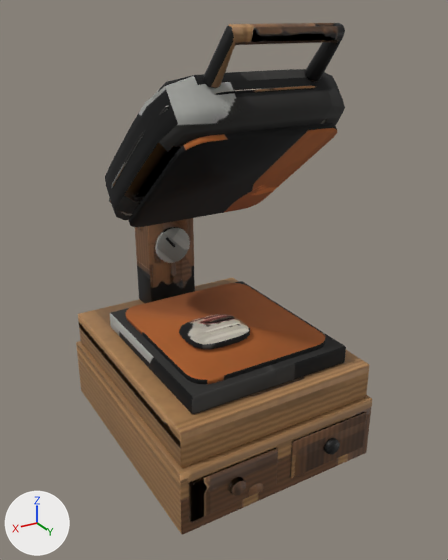
What one commit did to the glTF model game/props/kitchen/giant_heat_press.glb.
Rendered twice from a 50 mm camera at (2.13, 3.73, 3.11) aimed at (-0.02, 0.15, 1.31). Every picture has the same lights, and +X, +Y and +Z are marked at lower left. The picture after the commit comes second. Where no turn or scale is listed for an object, it has been applied to the vertices. Vertices at exactly the same position are counted once.

The scene before the commit, as lines of its bpy script (objects in view):
```python
me_prop_giant_heat_press_felt = bpy.data.meshes.new('prop_giant_heat_press_felt')
me_prop_giant_heat_press_felt.from_pydata(...)  # 714 vertices, 1392 faces; spans x -0.68..0.68, y -0.78..0.84, z 0.78..2.8
me_prop_giant_heat_press_felt.materials.append(mat_felt_011)
me_prop_giant_heat_press_felt_heat = bpy.data.meshes.new('prop_giant_heat_press_felt_heat')
me_prop_giant_heat_press_felt_heat.from_pydata(...)  # 80 vertices, 152 faces; spans x -0.56..0.56, y -0.49..0.77, z 0.92..2.49
me_prop_giant_heat_press_felt_heat.materials.append(mat_felt_heat_018)
me_prop_giant_heat_press_wood = bpy.data.meshes.new('prop_giant_heat_press_wood')
me_prop_giant_heat_press_wood.from_pydata(...)  # 1174 vertices, 2308 faces; spans x -0.8..0.8, y -0.98..1.03, z 0.0..3.06
me_prop_giant_heat_press_wood.materials.append(mat_wood_024)
ob_prop_giant_heat_press_felt = bpy.data.objects.new('prop_giant_heat_press_felt', me_prop_giant_heat_press_felt)
ob_prop_giant_heat_press_felt.location = (0.0, 0.0, 0.0)
ob_prop_giant_heat_press_felt_heat = bpy.data.objects.new('prop_giant_heat_press_felt_heat', me_prop_giant_heat_press_felt_heat)
ob_prop_giant_heat_press_felt_heat.location = (0.0, 0.0, 0.0)
ob_prop_giant_heat_press_wood = bpy.data.objects.new('prop_giant_heat_press_wood', me_prop_giant_heat_press_wood)
ob_prop_giant_heat_press_wood.location = (0.0, 0.0, 0.0)
```
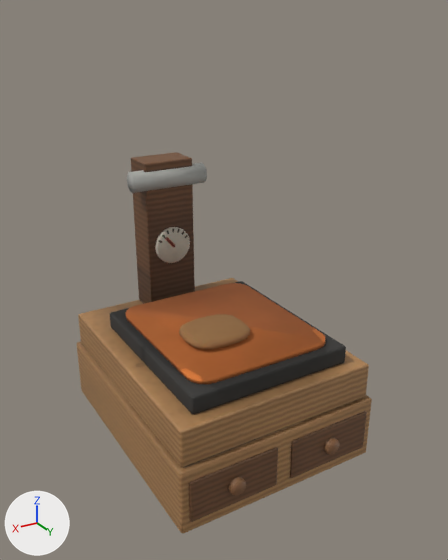
Changed parts and their boxes (x1, y1, x2, y2) in the pictures (448 x 560 px; the box of a moved part takes in the faces that stretch with it):
'prop_giant_heat_press_wood', reshaped (25% shorter)
    before: (76, 23, 372, 534)
    after: (77, 152, 372, 534)
'prop_giant_heat_press_felt', reshaped (27% shorter)
    before: (105, 69, 346, 414)
    after: (110, 163, 346, 414)
'prop_giant_heat_press_felt_heat', reshaped (61% shorter)
    before: (125, 123, 337, 384)
    after: (125, 283, 325, 384)
part 1 of me_prop_giant_heat_press_felt, deleted
    before: (105, 69, 345, 220)
part 2 of me_prop_giant_heat_press_felt, deleted
    before: (109, 85, 315, 202)
part 3 of me_prop_giant_heat_press_felt, surface changed
    before: (110, 227, 346, 413)
    after: (110, 163, 346, 413)
part 4 of me_prop_giant_heat_press_felt_heat, deleted
    before: (129, 123, 337, 227)
part 5 of me_prop_giant_heat_press_felt_heat, surface changed (lighter)
    both: (139, 283, 325, 384)
part 6 of me_prop_giant_heat_press_wood, added (brown)
    after: (77, 341, 372, 534)
part 7 of me_prop_giant_heat_press_wood, deleted
    before: (203, 23, 345, 88)
part 8 of me_prop_giant_heat_press_wood, moved or reshaped
    before: (78, 278, 369, 468)
    after: (78, 278, 369, 467)
part 9 of me_prop_giant_heat_press_wood, surface changed
    before: (135, 218, 368, 522)
    after: (131, 152, 368, 522)

Edits to the bpy script that builds the scene:
```text
Change me_prop_giant_heat_press_felt:
    used by ob_prop_giant_heat_press_felt; location = (0.0, 0.0, 0.0)
    remove me_prop_giant_heat_press_felt.from_pydata(...)  # 714 vertices, 1392 faces; spans x -0.68..0.68, y -0.78..0.84, z 0.78..2.8
    add me_prop_giant_heat_press_felt.from_pydata(...)  # 362 vertices, 704 faces; spans x -0.63..0.63, y -0.78..0.84, z 0.78..1.98
    me_prop_giant_heat_press_felt part 1: the loose piece of 218 vertices spanning x -0.66..0.66, y -0.56..0.74, z 1.7..2.8 is deleted
    me_prop_giant_heat_press_felt part 2: the loose piece of 134 vertices spanning x -0.68..0.68, y -0.5..0.68, z 1.79..2.71 is deleted
    me_prop_giant_heat_press_felt part 3: 704 kept faces spanning x -0.63..0.63, y -0.78..0.84, z 0.78..1.98 get new texture (UV) coordinates
Change me_prop_giant_heat_press_felt_heat:
    used by ob_prop_giant_heat_press_felt_heat; location = (0.0, 0.0, 0.0)
    remove me_prop_giant_heat_press_felt_heat.from_pydata(...)  # 80 vertices, 152 faces; spans x -0.56..0.56, y -0.49..0.77, z 0.92..2.49
    add me_prop_giant_heat_press_felt_heat.from_pydata(...)  # 40 vertices, 76 faces; spans x -0.56..0.56, y -0.49..0.77, z 0.92..0.95
    me_prop_giant_heat_press_felt_heat part 4: the loose piece of 40 vertices spanning x -0.56..0.56, y -0.28..0.73, z 1.68..2.49 is deleted
    me_prop_giant_heat_press_felt_heat part 5: 75 kept faces spanning x -0.56..0.56, y -0.49..0.77, z 0.92..0.95 get new texture (UV) coordinates
Change me_prop_giant_heat_press_wood:
    used by ob_prop_giant_heat_press_wood; location = (0.0, 0.0, 0.0)
    remove me_prop_giant_heat_press_wood.from_pydata(...)  # 1174 vertices, 2308 faces; spans x -0.8..0.8, y -0.98..1.03, z 0.0..3.06
    add me_prop_giant_heat_press_wood.from_pydata(...)  # 580 vertices, 1132 faces; spans x -0.8..0.8, y -0.98..1.03, z 0.0..2.04
    me_prop_giant_heat_press_wood part 6: the loose piece of 96 vertices spanning x -0.77..0.77, y -0.95..0.95, z 0.5..0.78 is copied, and the copy is scaled about its middle by (1.03, 1.03, 1.79), then moved by (0.0, 0.0, -0.39); it spans x -0.8..0.8, y -0.98..0.98, z 0.0..0.5
    me_prop_giant_heat_press_wood part 7: the loose piece of 448 vertices spanning x -0.4..0.4, y 0.59..0.88, z 2.73..3.06 is deleted
    me_prop_giant_heat_press_wood part 8: 36 vertices moved within x -0.77..0.77, y -0.95..0.95, z 0.5..0.78; 44 vertices removed from x -0.77..0.77, y -0.94..0.94, z 0.5..0.78; 44 vertices added at x -0.77..0.77, y -0.94..0.94, z 0.5..0.78
    me_prop_giant_heat_press_wood part 9: 763 kept faces spanning x -0.76..0.76, y -0.95..1.03, z 0.09..2.04 get new texture (UV) coordinates
    other edits to the shape of me_prop_giant_heat_press_wood do not show in these pictures
```
